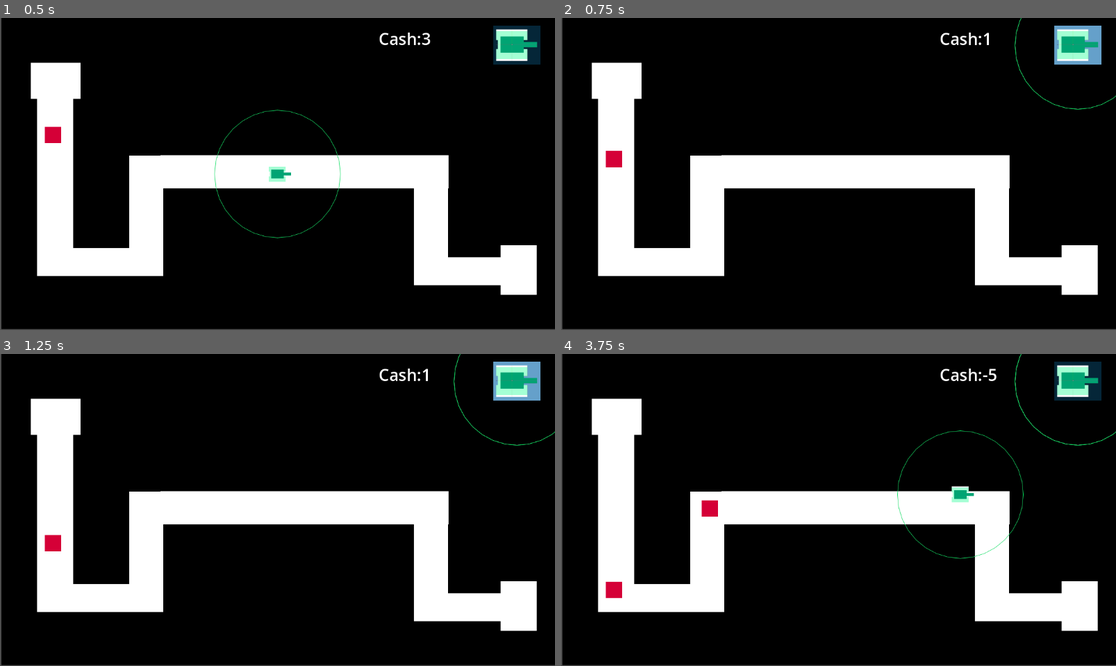
Above: before the commit, frames 1-4 (two rows, left to right).
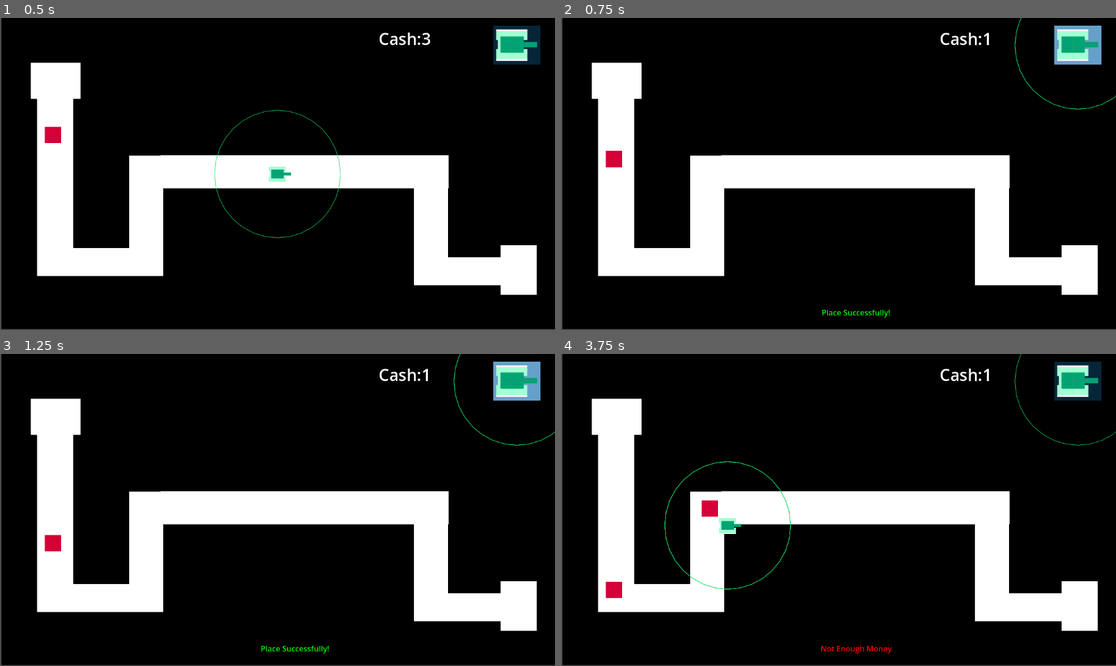
Above: after the commit, the same moments.

Repository: tlai-cmd/project-main
Game: Godot game, scene res://scenes/level.tscn
The game is run twice, just before and just after one commit, with the same random seed, the same clock (stepped at 60 frames per second) and the same inputs. The project has no main scene, so this scene is started directly.
Inputs (mouse positions are in pixels of both pictures, inside the frame that each line leads up to):
- Up to frame 1 (0.5 s): no input
- Up to frame 2 (0.75 s): click (1077, 46) at 0.5 s
- Up to frame 3 (1.25 s): no input
- Up to frame 4 (3.75 s): click (1077, 382) at 1.25 s; click (1077, 382) at 2 s; move the mouse to (960, 494) at 2.77 s; click (960, 494) at 2.85 s; move the mouse to (727, 525) at 3.52 s; click (727, 525) at 3.6 s

Frame 1 is identical in both runs. In frame 2, 0.1% of the frame differs, in the area x 47-60%, y 93-96%; in frame 3, 0.1%; in frame 4, 1.1%, in the area x 18-100%, y 0-96%.

Commit message:
placing tower system updated

Diff:
--- a/project-main/scenes/level.tscn
+++ b/project-main/scenes/level.tscn
@@ -27,10 +27,14 @@
 [sub_resource type="LabelSettings" id="LabelSettings_ppgk2"]
 font_size = 34
 
-[node name="Node2D" type="Node2D" unique_id=96619386 node_paths=PackedStringArray("money_label") groups=["level"]]
+[sub_resource type="LabelSettings" id="LabelSettings_2r41h"]
+font_color = Color(0.78431374, 0, 0, 1)
+
+[node name="Node2D" type="Node2D" unique_id=96619386 node_paths=PackedStringArray("money_label", "notification") groups=["level"]]
 script = ExtResource("1_ppgk2")
 unit_scene = ExtResource("3_mx8sn")
 money_label = NodePath("CanvasLayer2/Label")
+notification = NodePath("notification/Label")
 
 [node name="spawner" type="Timer" parent="." unique_id=1426996698]
 wait_time = 2.0
@@ -134,5 +138,15 @@
 offset_bottom = 97.0
 label_settings = SubResource("LabelSettings_ppgk2")
 
+[node name="notification" type="CanvasLayer" parent="." unique_id=170478134]
+
+[node name="Label" type="Label" parent="notification" unique_id=1679954575]
+offset_left = 451.0
+offset_top = 600.0
+offset_right = 775.0
+offset_bottom = 629.0
+label_settings = SubResource("LabelSettings_2r41h")
+horizontal_alignment = 1
+
 [connection signal="timeout" from="spawner" to="Path2D" method="_on_spawner_timeout"]
 [connection signal="pressed" from="CanvasLayer/Button" to="." method="_unit_place_button"]
--- a/project-main/script/level.gd
+++ b/project-main/script/level.gd
@@ -1,9 +1,9 @@
 extends Node2D
 @export var unit_scene: PackedScene
 @export var money_label: Label
+@export var notification: Label
 var placing = false
 var money = 3
-
 # Called when the node enters the scene tree for the first time.
 func _ready() -> void:
 	pass # Replace with function body.
@@ -13,15 +13,9 @@
 	money -= 2
 
 
-
-
 # Called every frame. 'delta' is the elapsed time since the previous frame.
 func _process(delta: float) -> void:
 	money_label.text = "Cash:" + str(money)
-	if money % 2 and money > 1:
-		placing = true
-
-
 
 func _unit_place_button() -> void:
 	if placing == false:
--- a/project-main/script/unit.gd
+++ b/project-main/script/unit.gd
@@ -4,6 +4,7 @@
 var closest_enemy: CharacterBody2D
 var shoot_switch: bool = true
 var placing = true
+var level: Node2D
 
 @export var bullet_scene: PackedScene
 @export var bullet_spawn: Marker2D
@@ -13,6 +14,8 @@
 func _ready() -> void:
 	for i in get_tree().get_nodes_in_group("enemy"):
 		enemy = i
+	for node in get_tree().get_nodes_in_group("level"):
+		level = node
 
 
 # Called every frame. 'delta' is the elapsed time since the previous frame.
@@ -25,8 +28,18 @@
 	else:
 		global_position = get_global_mouse_position()
 		if Input.is_action_just_pressed("click"):
-			placing = false
-			get_parent()._pay_and_build()
+			if not level.money >= 2:
+				placing = true
+				get_parent().get_node("notification/Label").text = "Not Enough Money"
+				get_parent().get_node("notification/Label").label_settings.font_color = Color(255,0,0,1)
+			elif level.money >= 2:
+				get_parent()._pay_and_build()
+				placing = false
+				get_parent().get_node("notification/Label").text = "Place Successfully!"
+				get_parent().get_node("notification/Label").label_settings.font_color = Color(0,255,0,1)
+
+
+
 
 func _shoot() -> void:
 	var bullet = bullet_scene.instantiate()
